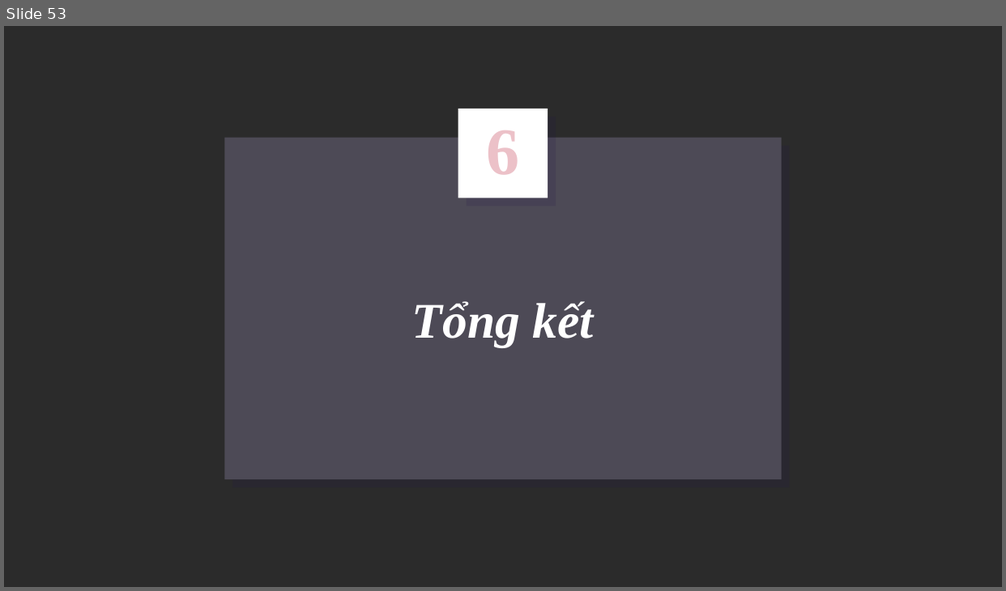
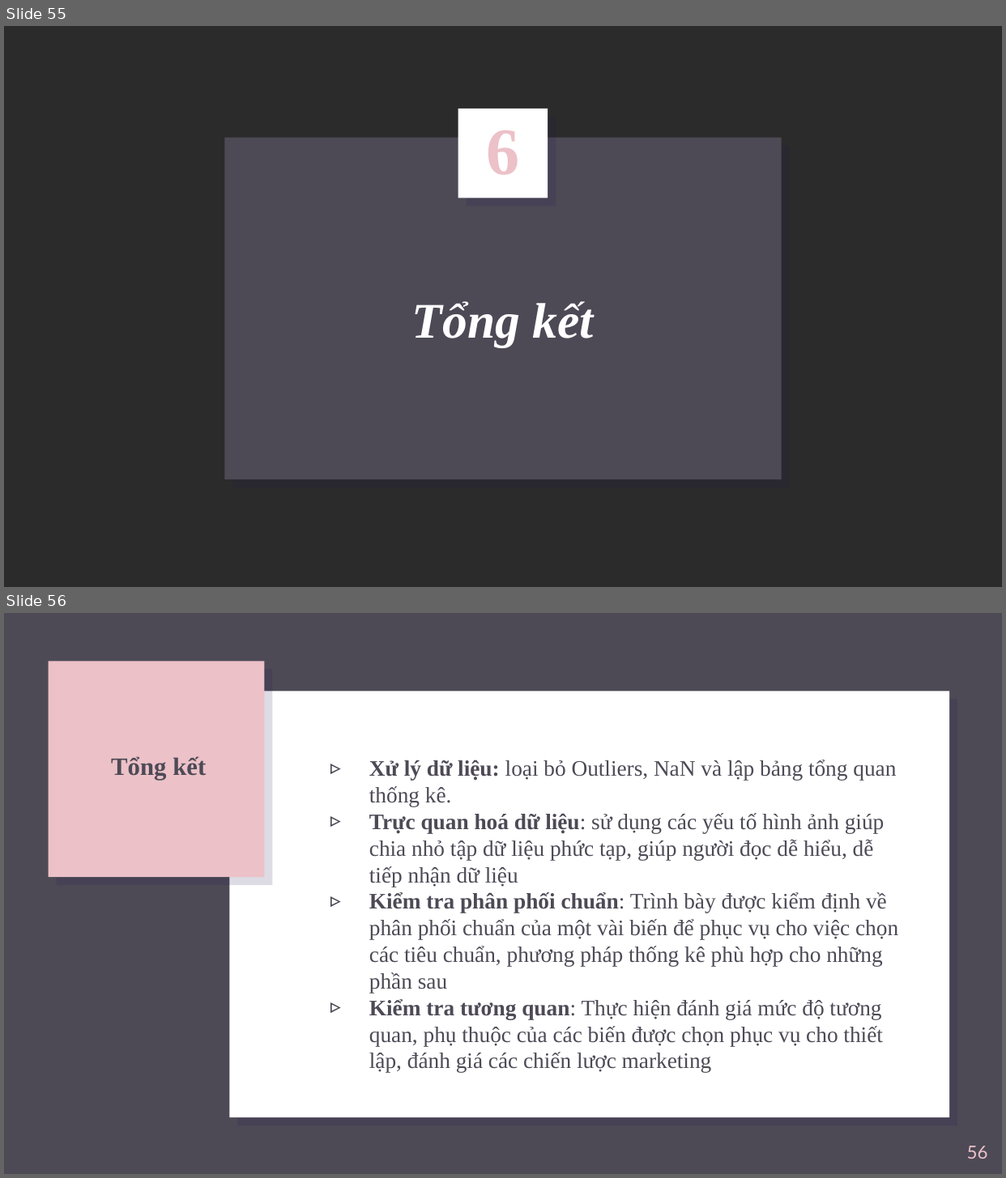
Before and after one commit to anhhuong20/ProjectTeam12, a slide deck: Team12.pptx. Shown one above the other, each under a label of ours: slide 53 before the commit, slides 55 and 56 after it. The pictures are 1006x591 and 1006x1178 pixels, drawn with LibreOffice and Linux fonts; fonts in the diff are those of the drawing; background and template pictures are left out; a plain dark background stands for a picture behind light text. Boxes give left, top, right and bottom in pixels: in the first picture for what was removed or moved away, otherwise in the second. Text is boxed around its words. In the diff, an @@ line names an element or a change of style, - is before the commit and + after.

```diff
--- a/Team12.pptx
+++ b/Team12.pptx
@@ slide 56 added at (4, 613, 1002, 1174), background picture (left out) @@
@@ rectangle added at (48, 661, 265, 877), fill #ECC1C8 @@
@@ rectangle added at (229, 691, 949, 1118), fill #FFFFFF @@
@@ title added at (111, 756, 206, 781), 18 pt, text #4D4A56, bold @@
+Tổng kết
@@ text added at (369, 760, 898, 1072), 16 pt, text #4D4A56 @@
+▹ Xử lý dữ liệu: loại bỏ Outliers, NaN và lập bảng tổng quan thống kê.
+▹ Trực quan hoá dữ liệu: sử dụng các yếu tố hình ảnh giúp chia nhỏ tập dữ liệu phức tạp, giúp người đọc dễ hiểu, dễ tiếp nhận dữ liệu
+▹ Kiểm tra phân phối chuẩn: Trình bày được kiểm định về phân phối chuẩn của một vài biến để phục vụ cho việc chọn các tiêu chuẩn, phương pháp thống kê phù hợp cho những phần sau
+▹ Kiểm tra tương quan: Thực hiện đánh giá mức độ tương quan, phụ thuộc của các biến được chọn phục vụ cho thiết lập, đánh giá các chiến lược marketing
@@ page number added at (967, 1146, 988, 1159), 13 pt, text #ECC1C8 @@
+56
@@ what was slide 53 is now slide 55 @@
```
Also in this commit, not shown: 12 slides changed, 7 other slides added, 8 slides removed, 1 other file.
